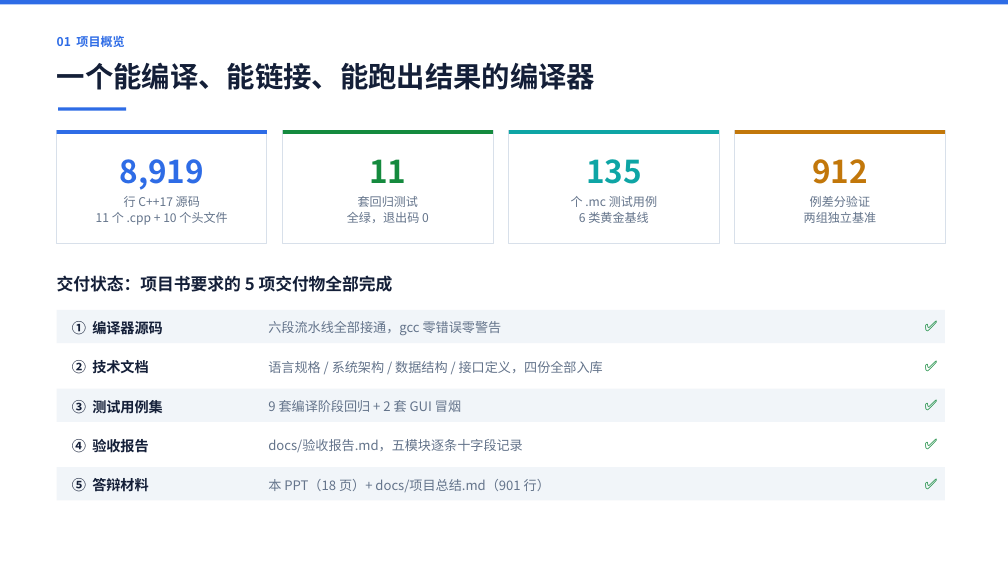
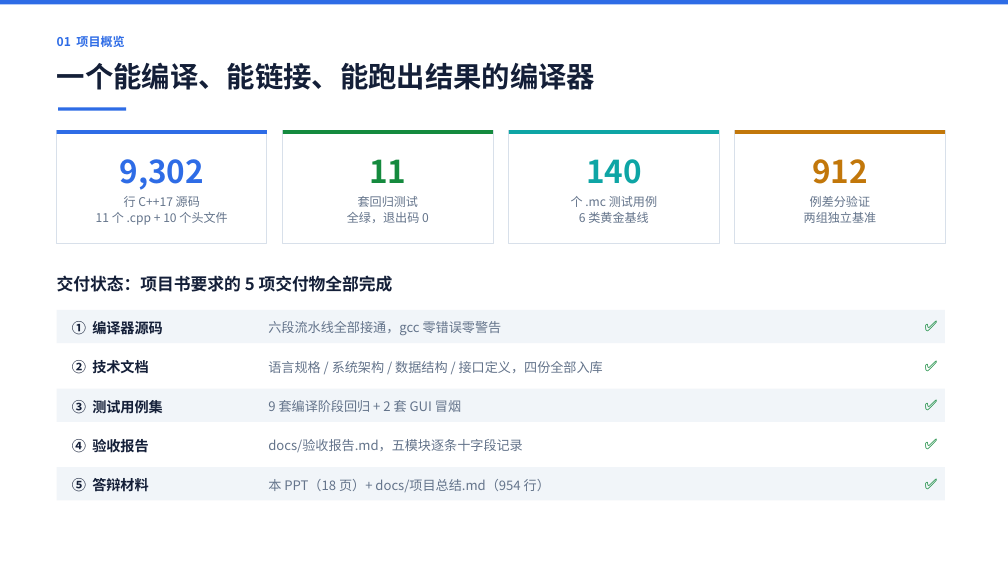
Before and after one commit to 9527-qincheng/MiniCCompiler, a slide deck: slide 2 of docs/MiniC编译器_答辩演示.pptx. Drawn at 1008x567 pixels with LibreOffice and Linux fonts; fonts in the diff are those of the drawing. Boxes give left, top, right and bottom in pixels: in the first picture for what was removed or moved away, otherwise in the second. Text is boxed around its words. In the diff, an @@ line names an element or a change of style, - is before the commit and + after.

Commit message:
docs(ppt): 同步第二轮收口成果到答辩 PPT
- 概览页：9,302 行 / 140 个用例 / 项目总结 954 行
- 语义页与测试体系页：语义回归 27 → 32 例
- 工程化加固页：静态检查 4 → 7 项（3 错 4 警）、-O 一致性 89 → 93 例、
  ② 条改为「七项静态检查 + 诊断上下文」、⑥ 条改为 CI 已启用（85 秒全绿）、
  标题去掉「十项」计数
- 已知限制页：语义已查实参类型、代码生成补累加器直通与立即数直用

```diff
--- a/docs/MiniC编译器_答辩演示.pptx
+++ b/docs/MiniC编译器_答辩演示.pptx
@@ text at (120,159,205,190): text changed @@
-8,919
+9,302
@@ text at (586,159,642,184): text changed @@
-135
+140
@@ text at (268,479,550,492): text changed @@
-本 PPT（18 页）+ docs/项目总结.md（901 行）
+本 PPT（18 页）+ docs/项目总结.md（954 行）
```
Also in this commit, not shown: 5 other slides changed.
